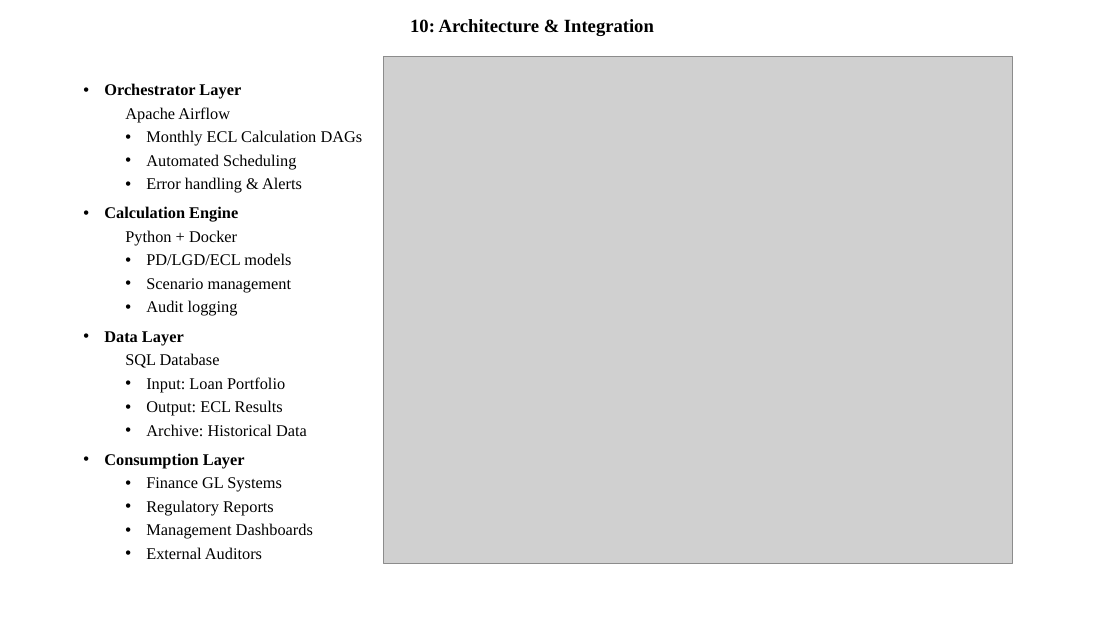
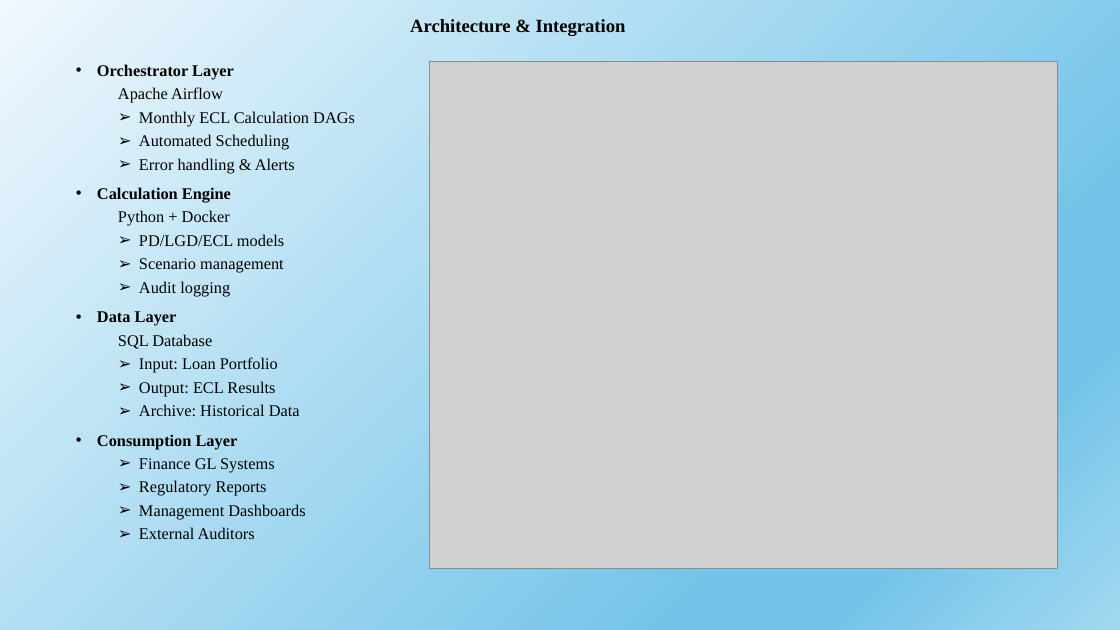
Before and after one commit to sampathkore4444/IFRS9-Engine, a slide deck: slide 10 of IFRS Engine.pptx. Drawn at 1120x630 pixels with LibreOffice and Linux fonts; fonts in the diff are those of the drawing; grey boxes stand for pictures. Boxes give left, top, right and bottom in pixels: in the first picture for what was removed or moved away, otherwise in the second. Text is boxed around its words. In the diff, an @@ line names an element or a change of style, - is before the commit and + after.

```diff
--- a/IFRS Engine.pptx
+++ b/IFRS Engine.pptx
@@ background #FFFFFF to gradient #F0F8FD to #74C4E9 to #A2D8F0 @@
@@ title at (410, 19, 626, 36): text changed @@
-10: Architecture & Integration
+Architecture & Integration
@@ text "Orchestrator Layer": place and size @@
-text "Orchestrator Layer" at (104, 83, 363, 559)
+text "Orchestrator Layer" at (97, 64, 355, 539)
@@ picture: place and size @@
-picture at (384, 56, 1012, 564)
+picture at (429, 61, 1058, 569)
@@ text at (139, 111, 355, 539): bullet • to ➢ @@
```
Also in this commit, not shown: 11 other slides changed, 1 other file.
